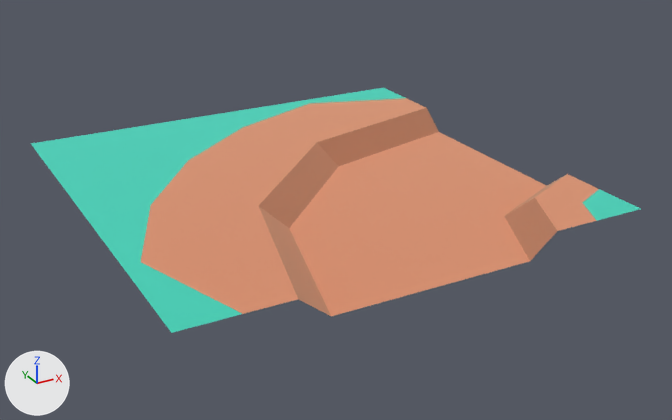
Two versions of the glTF model packs/nature-kit/ground-pathbendbank.glb, one commit apart.
The view is the same before and after, from a 50 mm camera at (-0.88, -1.722, 0.708) aimed at (0.04, -0.049, -0.129). Lighting does not change. The marker at lower left points along +X, +Y and +Z. The first picture is the older version. Where no turn or scale is listed for an object, it has been applied to the vertices.

In view in the first picture: 'ground_pathBendBank'.
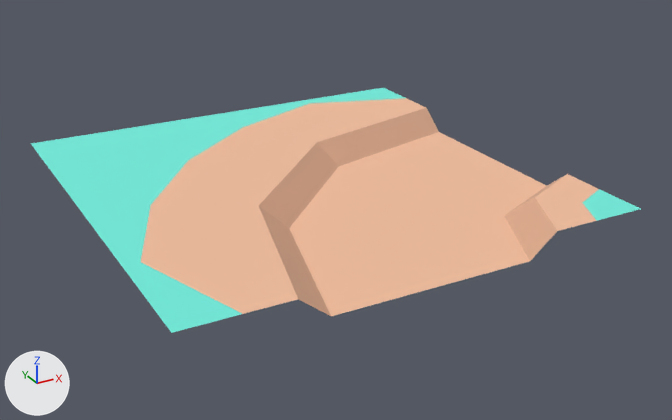
The change, as JSON lines over the scene's bpy script:
```json
{"op": "set", "path": "mat_dirt.metallic", "old": "1.0", "new": "0.0"}
{"op": "set", "path": "mat_grass.metallic", "old": "1.0", "new": "0.0"}
{"op": "set", "path": "mat_dirtdark.metallic", "old": "1.0", "new": "0.0"}
{"op": "remove", "block": "ob_tmpparent", "code": ["ob_tmpparent = bpy.data.objects.new('tmpParent', None)", "ob_tmpparent.location = (0.0, 0.0, 0.0)"]}
```

What differs and where, as boxes (x1, y1, x2, y2) in the pictures (672 x 420 px):
```json
{"object": "ground_pathBendBank", "change": "surface changed", "before": [31, 88, 641, 333], "after": [31, 88, 641, 333]}
```
